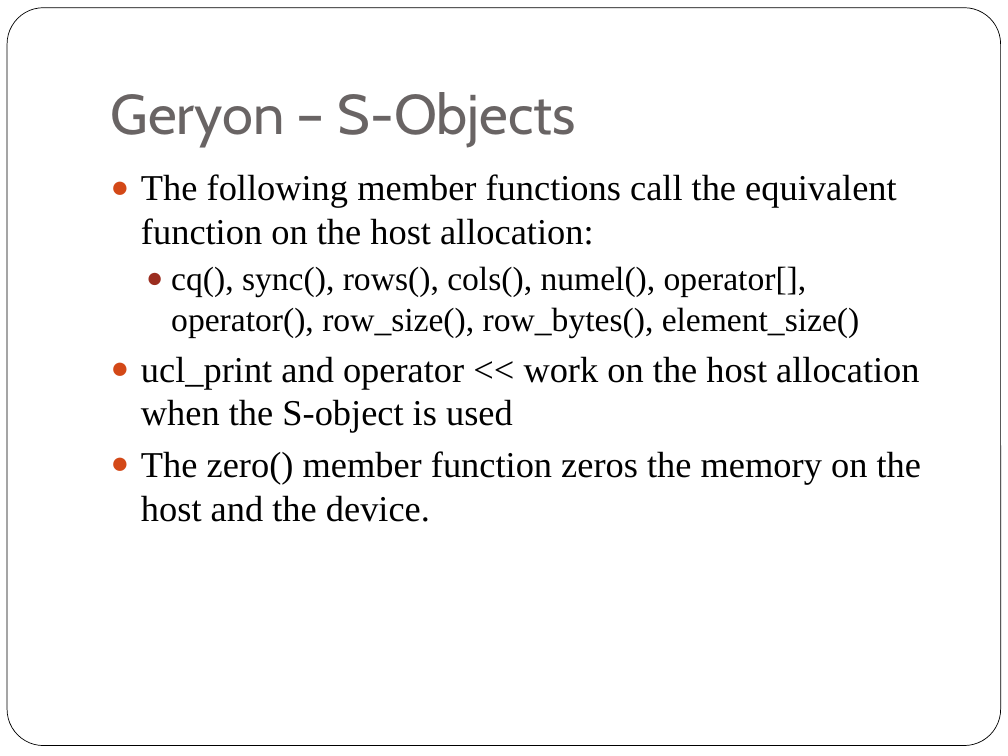
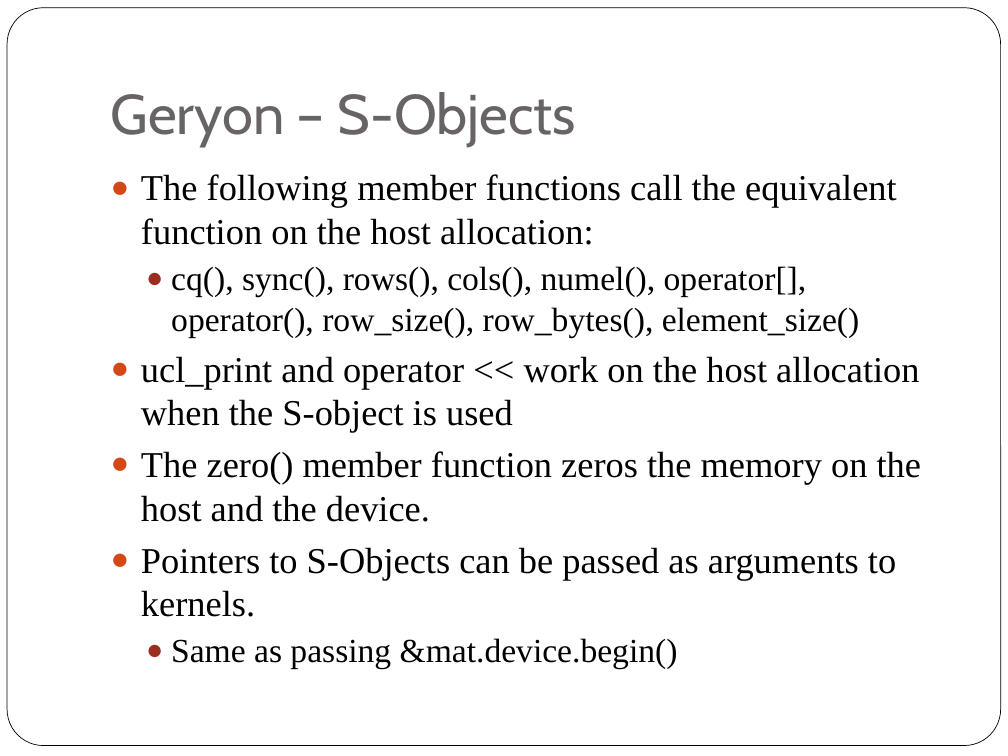
Before and after one commit to scicomp/geryon, a slide deck: slide 46 of geryon.pptx. Drawn at 1008x756 pixels with LibreOffice and Linux fonts; fonts in the diff are those of the drawing. Boxes give left, top, right and bottom in pixels: in the first picture for what was removed or moved away, otherwise in the second. Text is boxed around its words. In the diff, an @@ line names an element or a change of style, - is before the commit and + after.

Commit message:
Geryon: Documentation update.

```diff
--- a/geryon.pptx
+++ b/geryon.pptx
@@ text at [141, 547, 896, 669]: paragraphs added @@
+● Pointers to S-Objects can be passed as arguments to kernels.
+  ● Same as passing &mat.device.begin()
```
Also in this commit, not shown: 3 other slides changed.
